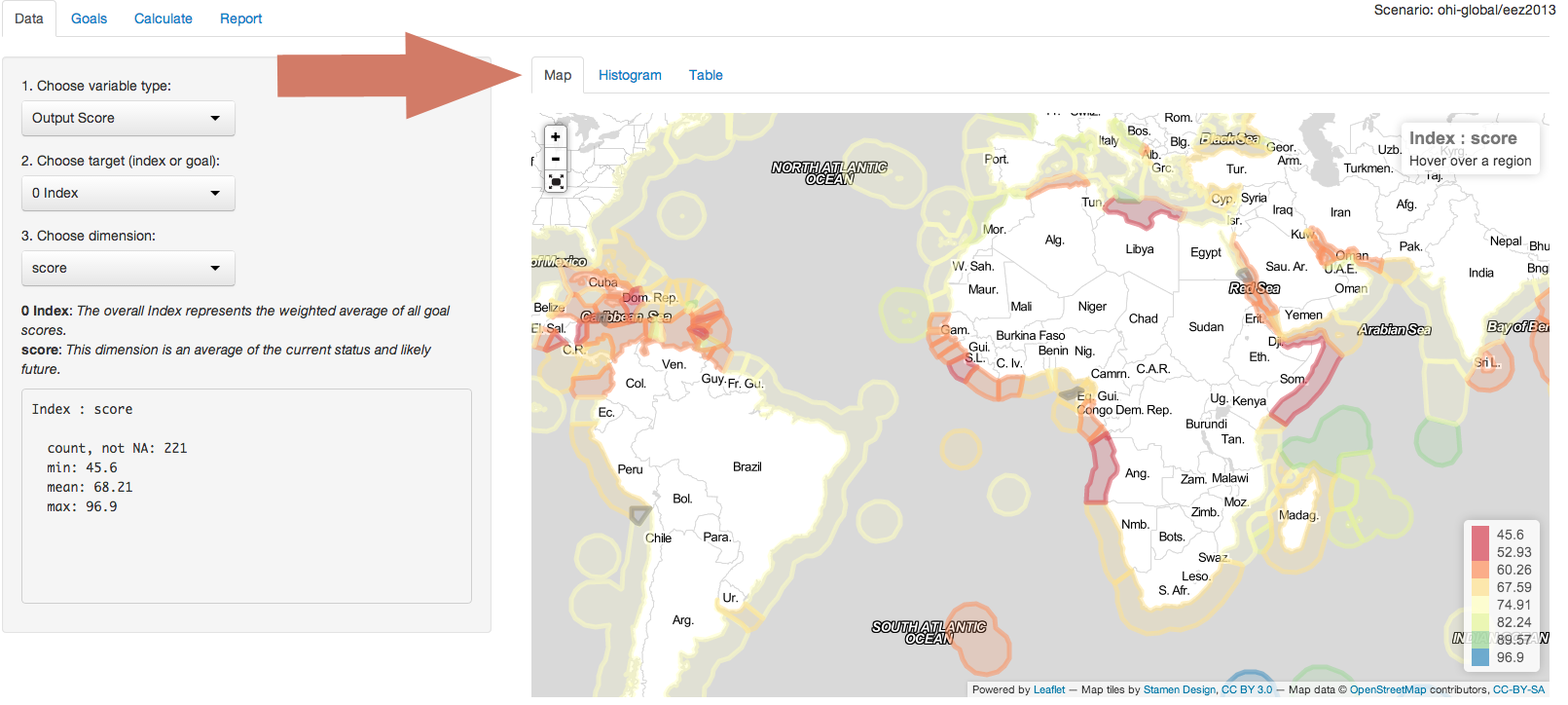
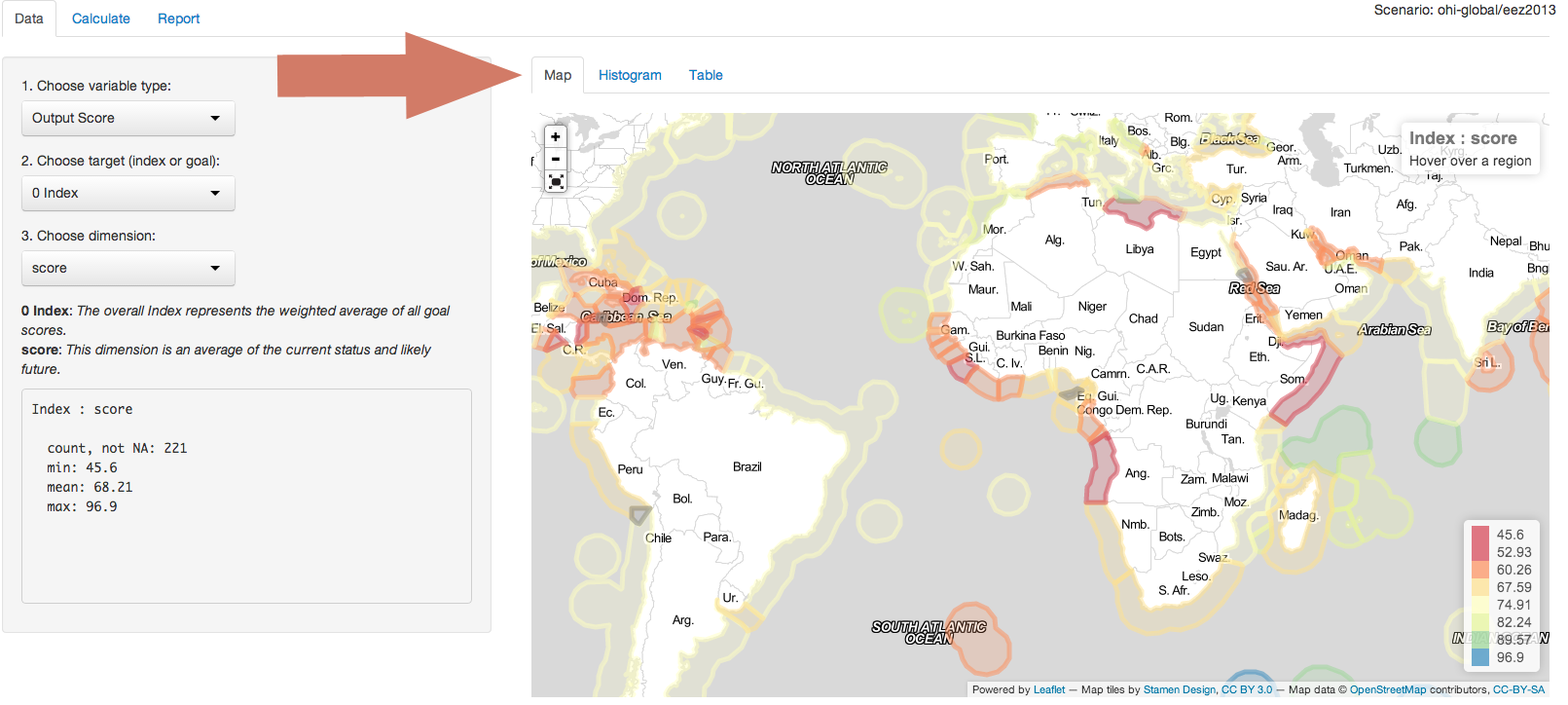
Two versions of the same layered image (1568 x 705). Layer-by-layer changes:
painted on "Background" over 71, 12, 263, 27
